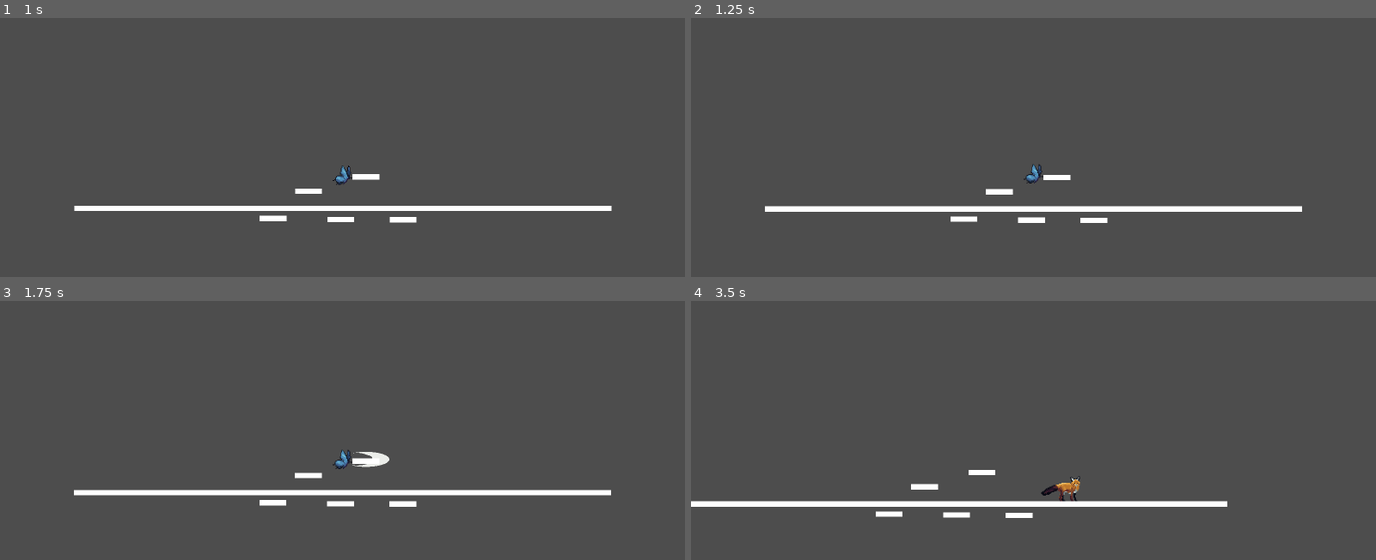
Above: before the commit, frames 1-4 (two rows, left to right).
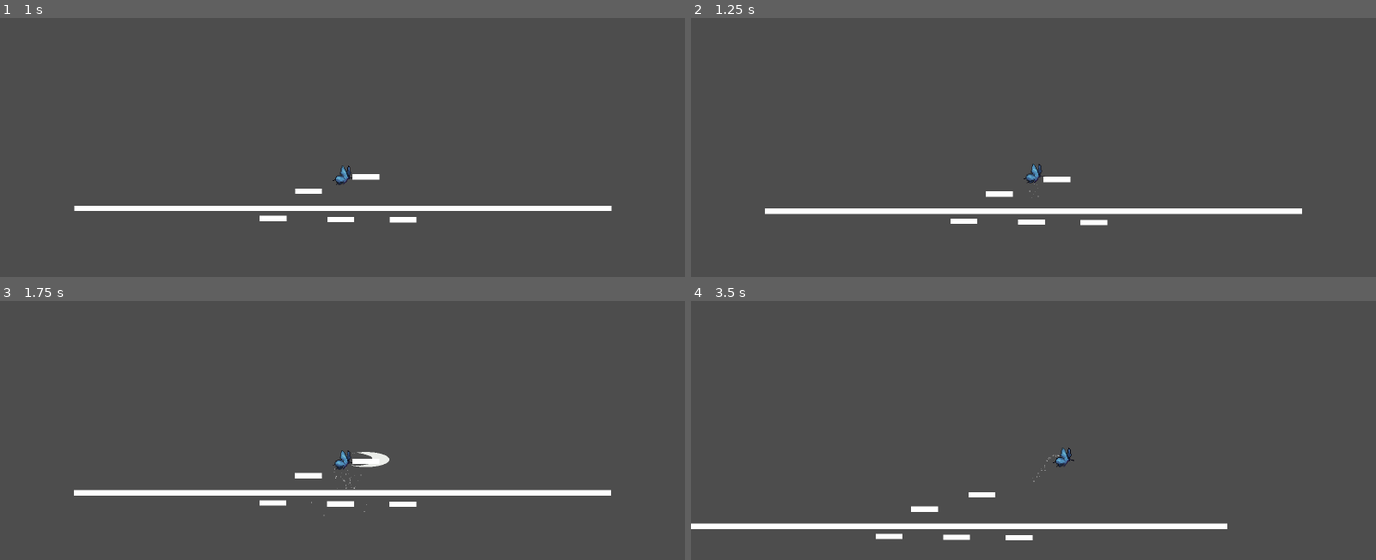
Above: after the commit, the same moments.

Repository: rcfisch/something_freaky
Game: Godot game, scene res://Levels/Testing/main.tscn
Two runs of this game, one before a commit and one after it. Both use one fixed random seed, a clock stepped at 60 frames per second and the inputs below.
Inputs (mouse positions are in pixels of both pictures, inside the frame that each line leads up to):
- Up to frame 1 (1 s): move the mouse to (493, 155) at 0.52 s; hold D (right) from 0.53 s (still down); tap 1 (1) at 0.6 s; tap Space (jump) at 0.77 s; tap 2 (2) at 0.8 s
- Up to frame 2 (1.25 s): keep holding D (right); tap Space (jump) at 1.07 s
- Up to frame 3 (1.75 s): keep holding D (right); move the mouse to (205, 482) at 1.27 s; tap 2 (2) at 1.35 s; tap Space (jump) at 1.52 s; click (205, 482) at 1.55 s
- Up to frame 4 (3.5 s): tap Space (jump) at 1.82, 3.02, 3.05, 3.32 s; move the mouse to (1102, 365) at 2.02 s; release D (right) at 2.03 s; press the mouse at (1102, 365) at 2.03 s; hold A (left) 2.03-2.78 s; tap Q (dash) at 2.3, 2.85 s; move the mouse to (999, 547) at 2.77 s; release the mouse at (999, 547) at 2.78 s; hold D (right) from 2.78 s (still down)

Frame 1 is identical in both runs. In frame 2, 2.0% of the frame differs, in the area x 10-90%, y 56-81%; in frame 3, 0.4%; in frame 4, 4.9%, in the area x 0-79%, y 56-93%.

Commit message:
double jump edits

Diff:
--- a/Entities/Player/player.gd
+++ b/Entities/Player/player.gd
@@ -13,6 +13,7 @@
 @export var air_input_friction : float = 0.01 # friction applied while input is pressed in air
 @export var input_friction : float = 0.03 # friction applied while input is pressed on ground
 @export var max_fall_speed : int = 1600 # max fall speed
+@export var max_fall_speed_gliding : int = 800 # max fall speed
 @export var max_walk_speed : int = 800 # max horizontal speed from walking
 
 # Dash
@@ -50,6 +51,7 @@
 var jump_buffer_time : int # counter for jump buffer
 var coyote_time : int # counter for coyote time
 var is_jumping : bool = false # tracks if currently jumping
+var double_jump_used : bool = false
 
 const CORNER_CORRECTION_HEIGHT = 20.0 # number of units allowed for vertical corner correction
 
@@ -106,18 +108,22 @@
 
 	handle_jump_frames() # handles coyote time and jump buffering
 
-	if is_on_floor() and jump_buffer_frames == 0 :
-		is_jumping = false # reset jump state on landing
-		is_being_knocked_back = false
+	if is_on_floor():
+		double_jump_used = false
+		if jump_buffer_frames == 0:
+			is_jumping = false # reset jump state on landing
+			is_being_knocked_back = false
 	if Input.is_action_just_pressed("jump") and !is_jumping:
 		if coyote_time > 0:
 			jump() # jump if coyote time is active
+		elif !double_jump_used and !is_on_floor():
+			double_jump()
 		else:
 			jump_buffer_time = jump_buffer_frames # otherwise, buffer the jump
 	if velocity.y > 0:
 		is_jumping = false # reset jump state on descent
 		is_being_knocked_back =  false
-
+	print(jump_buffer_frames)
 	apply_friction(delta) # apply horizontal friction
 	if !is_dashing:
 		apply_gravity(delta) # apply gravity based on state
@@ -192,12 +198,7 @@
 func _get_gravity() -> float:
 	# Return correct gravity for the situation
 	if velocity.y < 0:
-		if (is_jumping == true and Input.is_action_pressed("jump")) or (is_being_knocked_back and Input.is_action_pressed("attack")):
-			if frames_since_dash_ended < 20:
-				return jump_gravity *2
-			else:
-				return jump_gravity
-		elif frames_since_dash_ended < 60 and Input.is_action_pressed("jump"):
+		if (is_jumping == true and Input.is_action_pressed("jump")) or (is_being_knocked_back and Input.is_action_pressed("attack")) or (frames_since_dash_ended < 60 and Input.is_action_pressed("jump")) or frames_since_dash_ended < 60 and Input.is_action_pressed("dash"):
 			return jump_gravity
 		else:
 			return jump_gravity * variable_jump_gravity_multiplier
@@ -205,11 +206,18 @@
 		return fall_gravity
 
 func apply_gravity(delta):
-	if !is_on_floor():
-		if velocity.y < max_fall_speed:
-			velocity.y += _get_gravity() * delta
-		else:
-			velocity.y = max_fall_speed
+	if form == 2:
+		if !is_on_floor():
+			if velocity.y < max_fall_speed_gliding:
+				velocity.y += (_get_gravity()/3) * delta
+			else:
+				velocity.y = max_fall_speed_gliding
+	else:
+		if !is_on_floor():
+			if velocity.y < max_fall_speed:
+				velocity.y += _get_gravity() * delta
+			else:
+				velocity.y = max_fall_speed
 
 func jump():
 	velocity.y = jump_velocity
@@ -228,6 +236,23 @@
 		end_dash(true) # ends the dash cleanly
 	else:
 		velocity.y = jump_velocity
+
+func double_jump():
+	if form == 2:
+		velocity.y = jump_velocity
+		is_jumping = true
+		coyote_time = 0
+		double_jump_used = true
+		$Particles/DoubleJump.emitting = true
+	else:
+		change_form(2)
+		velocity.y = jump_velocity
+		is_jumping = true
+		coyote_time = 0
+		double_jump_used = true
+		$Particles/DoubleJump.emitting = true
+
+
 
 func handle_jump_frames():
 	if is_on_floor() and is_jumping == false:
@@ -322,6 +347,7 @@
 		if dash_direction.y < 0:
 			velocity.y = clamp(velocity.y, -max_walk_speed, max_walk_speed)
 
+
 func attack():
 	attack_direction = round(Input.get_vector("left", "right", "up", "down"))
 	if attack_direction == Vector2.ZERO:
@@ -334,6 +360,7 @@
 func _attack_connected(body):
 		if $Attack.did_connect:
 			return
+		double_jump_used = false
 		is_being_knocked_back = true
 		attack_stagger_time = attack_stagger_frames
 		$Attack.attack_connected()
--- a/Entities/Player/player.tscn
+++ b/Entities/Player/player.tscn
@@ -13,6 +13,11 @@
 
 [sub_resource type="Gradient" id="Gradient_01a4e"]
 colors = PackedColorArray(1, 0, 0, 1, 1, 1, 1, 1)
+
+[sub_resource type="Curve" id="Curve_01a4e"]
+_limits = [-200.0, 200.0, 0.0, 1.0]
+_data = [Vector2(0.0284091, -200), 0.0, 0.0, 0, 0, Vector2(0.971591, 200), 0.0, 0.0, 0, 0]
+point_count = 2
 
 [sub_resource type="AtlasTexture" id="AtlasTexture_owvpp"]
 atlas = ExtResource("2_3uyv8")
@@ -155,6 +160,25 @@
 hue_variation_min = -0.35
 hue_variation_max = 0.54
 
+[node name="DoubleJump" type="CPUParticles2D" parent="Particles"]
+emitting = false
+amount = 50
+one_shot = true
+explosiveness = 0.65
+direction = Vector2(0, 1)
+gravity = Vector2(0, 100)
+initial_velocity_min = 182.37
+initial_velocity_max = 666.67
+linear_accel_min = -18.18
+linear_accel_max = 12.12
+linear_accel_curve = SubResource("Curve_01a4e")
+radial_accel_max = 100.0
+scale_amount_min = 8.0
+scale_amount_max = 20.0
+color = Color(0.728822, 0.728822, 0.728822, 1)
+hue_variation_min = -1.0
+hue_variation_max = 1.0
+
 [node name="Attack" parent="." instance=ExtResource("5_5c2io")]
 
 [node name="Sprites" type="Node2D" parent="."]
Not shown: 1 places in Entities/Player/player.tscn that only renumber resources
